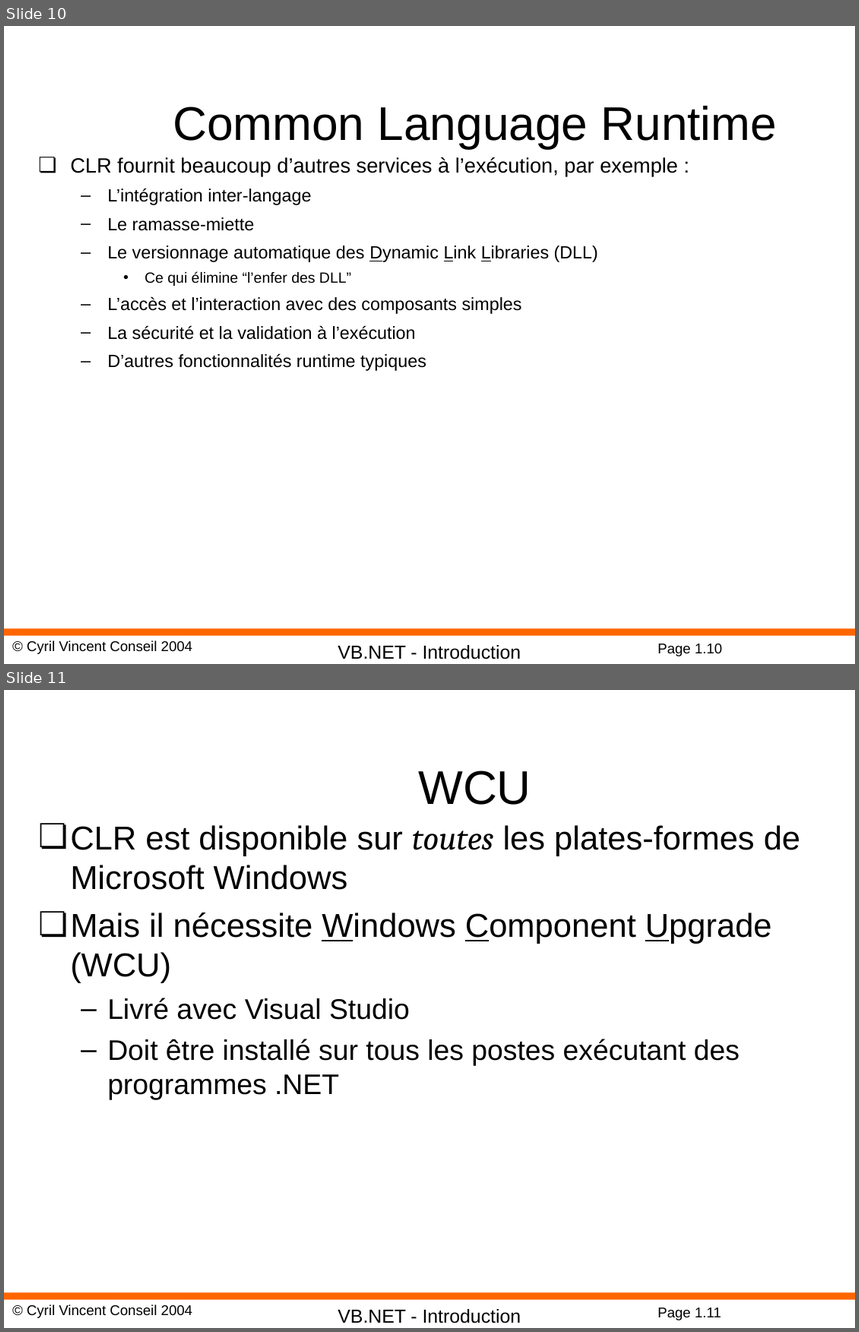
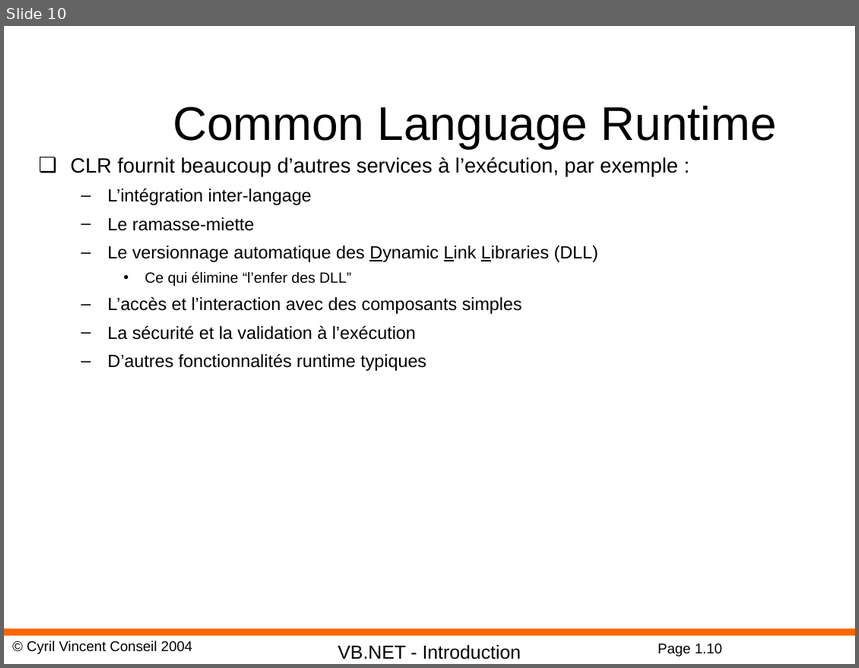
Before and after one commit to cyrilvincent/vbnet, a slide deck: ppt/01-Introduction.ppt. Shown one above the other, each under a label of ours: slides 10 and 11 before the commit, slide 10 after it. The pictures are 859x1332 and 859x668 pixels, drawn with LibreOffice and Linux fonts; fonts in the diff are those of the drawing; background and template pictures are left out. Boxes give left, top, right and bottom in pixels: in the first picture for what was removed or moved away, otherwise in the second. Text is boxed around its words. In the diff, an @@ line names an element or a change of style, - is before the commit and + after.

```diff
--- a/ppt/01-Introduction.ppt
+++ b/ppt/01-Introduction.ppt
@@ slide 11 removed at [4,690,855,1328], background #FFFFFF; not listed: 4 template elements that a slide beside it also shows @@
@@ title removed at [418,771,531,805] @@
-WCU
@@ text removed at [70,825,800,1100] @@
-❏ CLR est disponible sur toutes les plates-formes de Microsoft Windows
-❏ Mais il nécessite Windows Component Upgrade (WCU)
-  – Livré avec Visual Studio
-  – Doit être installé sur tous les postes exécutant des programmes .NET
```
Also in this commit, not shown: 26 other files.
